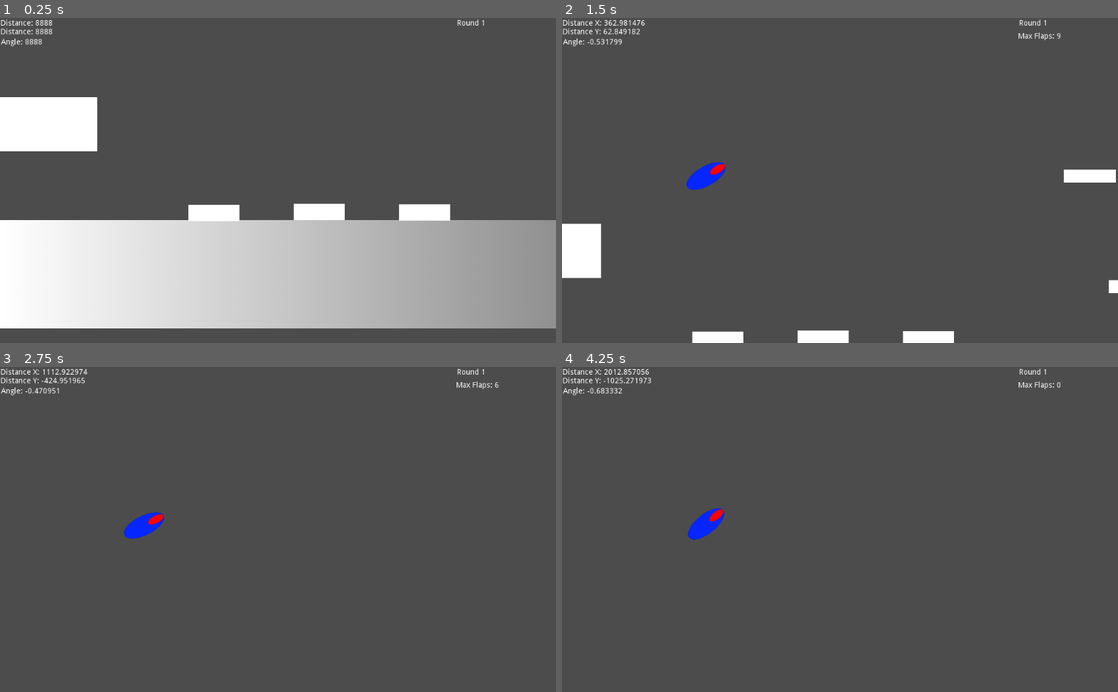
Above: before the commit, frames 1-4 (two rows, left to right).
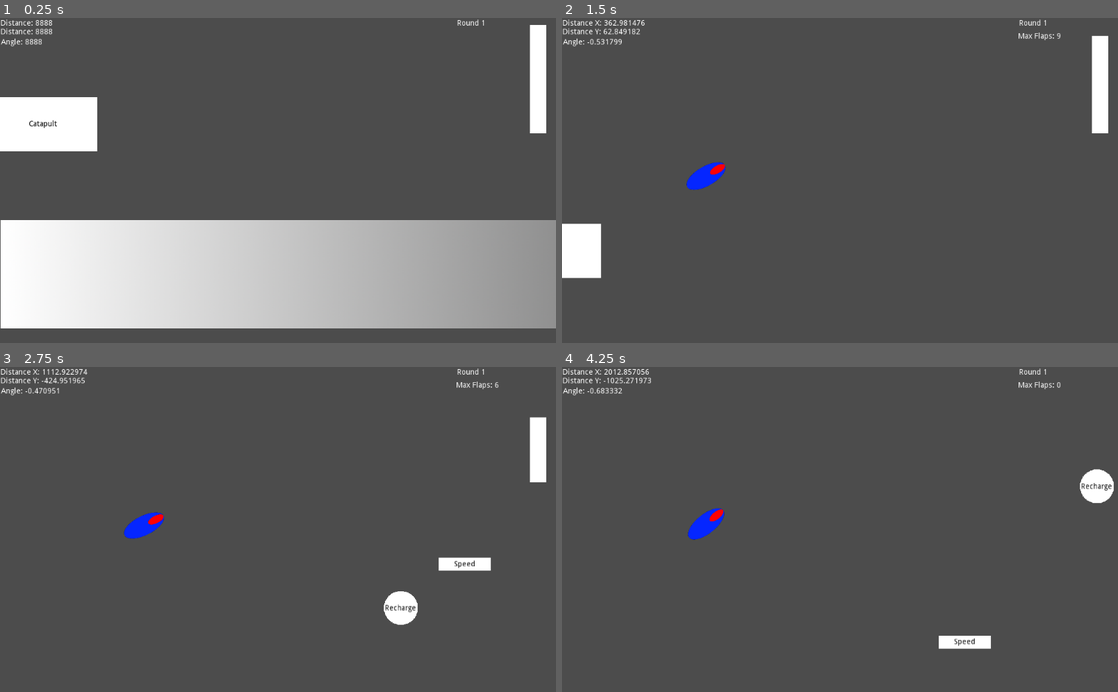
Above: after the commit, the same moments.

Repository: juteh/icarus
Game: Godot game, scene res://nodes/World.tscn
The game is run twice, just before and just after one commit, with the same random seed, the same clock (stepped at 60 frames per second) and the same inputs.
Inputs:
- Up to frame 1 (0.25 s): no input
- Up to frame 2 (1.5 s): tap Enter (ui_accept) at 0.5, 0.6, 0.77, 1.07, 1.35 s
- Up to frame 3 (2.75 s): tap Enter (ui_accept) at 1.52, 1.82, 2.1 s
- Up to frame 4 (4.25 s): tap Enter (ui_accept) at 2.85, 3.02, 3.32, 3.6, 3.77, 4.07 s

The runs differ from the first frame. In frame 1, 2.5% of the frame differs, in the area x 0-99%, y 2-96%; in frame 2, 2.4%; in frame 3, 1.5%; in frame 4, 0.9%.

Commit message:
bugfixing. Add powerup Item. Refactor Code

Diff:
--- a/global_scripts/GameStatus.gd
+++ b/global_scripts/GameStatus.gd
@@ -15,6 +15,7 @@
 var projectileInstance: Area2D = null
 var spawnPointProjectile: Position2D = null
 var groundManager = null
+var itemManager = null
 
 func spawnProjectile():
 	projectileInstance = Projectile.instance()
@@ -24,13 +25,13 @@
 	var error_code_3 = ground.connect("area_entered", projectileInstance, "_on_Ground_body_entered")
 	var error_code_4 = ground.connect("area_exited", projectileInstance, "_on_Ground_body_exited")
 	if (error_code_1 != 0):
-		print("ERROR_1: ", error_code_1)
+		print_debug("ERROR: _on_Catapult_body_entered: ", error_code_1)
 	if (error_code_2 != 0):
-		print("ERROR_2: ", error_code_2)
+		print_debug("ERROR: _on_Catapult_body_exited: ", error_code_2)
 	if (error_code_3 != 0):
-		print("ERROR_3: ", error_code_3)
+		print_debug("ERROR: _on_Ground_body_entered: ", error_code_3)
 	if (error_code_4 != 0):
-		print("ERROR_4: ", error_code_4)
+		print_debug("ERROR: _on_Ground_body_exited: ", error_code_4)
 	get_parent().add_child(projectileInstance)
 
 func startNextRound():
@@ -41,10 +42,11 @@
 	isShooted = false
 	isLanded = false
 	groundManager.remove_grounds()
+	itemManager.remove_items()
 	if (GameStatus.projectileResults.size() == GameStatus.MAX_ATTEMPTS):
 		var error_change_scene = get_tree().change_scene("res://nodes/ResultScreen/ResultScreen.tscn")
 		if (error_change_scene != 0):
-			print("error_change_scene: ", error_change_scene)
+			print_debug("error_change_scene: ", error_change_scene)
 
 func restart():
 	projectileResults = []
--- a/nodes/GameUI/GameUI.gd
+++ b/nodes/GameUI/GameUI.gd
@@ -6,6 +6,7 @@
 onready var scoreLabel: Label = $ScoreLabel
 onready var roundLabel: Label = $RoundLabel
 onready var maxFlapsLabel: Label = $MaxFlapsLabel
+onready var maxFlapsProgressBar: TextureProgress = $MaxFlapsProgressBar
 
 func _ready():
 	scoreLabel.visible = false
@@ -19,6 +20,7 @@
 		distanceLabelY.text = "Distance Y: " + str(GameStatus.projectileInstance.position.y)
 		angleLabel.text = "Angle: " + str(GameStatus.projectileInstance.rotation)
 		maxFlapsLabel.text = "Max Flaps: " + str(GameStatus.projectileInstance.impulseAttempts)
+		maxFlapsProgressBar.value = GameStatus.projectileInstance.impulseAttempts
 	if (GameStatus.isLanded):
 		scoreLabel.text = str(stepify(GameStatus.projectileInstance.position.x / 100, 0.01)) + "m!"
 		scoreLabel.visible = true
--- a/nodes/GameUI/GameUI.tscn
+++ b/nodes/GameUI/GameUI.tscn
@@ -1,6 +1,7 @@
-[gd_scene load_steps=2 format=2]
+[gd_scene load_steps=3 format=2]
 
 [ext_resource path="res://nodes/GameUI/GameUI.gd" type="Script" id=1]
+[ext_resource path="res://ASSETS/rechteck_weiss.png" type="Texture" id=2]
 
 [node name="GameUI" type="CanvasLayer"]
 script = ExtResource( 1 )
@@ -42,7 +43,7 @@
 margin_top = 3.0
 margin_right = 1024.0
 margin_bottom = 40.0
-text = "Runde 1"
+text = "Round 1"
 
 [node name="MaxFlapsLabel" type="Label" parent="."]
 margin_left = 840.0
@@ -50,3 +51,14 @@
 margin_right = 923.0
 margin_bottom = 41.0
 text = "Max Flaps 10"
+
+[node name="MaxFlapsProgressBar" type="TextureProgress" parent="."]
+margin_left = 976.0
+margin_top = 13.0
+margin_right = 1076.0
+margin_bottom = 213.0
+rect_scale = Vector2( 0.3, 1 )
+max_value = 10.0
+value = 10.0
+texture_progress = ExtResource( 2 )
+fill_mode = 3
--- a/nodes/Ground/Ground.tscn
+++ b/nodes/Ground/Ground.tscn
@@ -3,14 +3,14 @@
 [ext_resource path="res://ASSETS/rechteck_verlauf.png" type="Texture" id=1]
 
 [sub_resource type="RectangleShape2D" id=2]
-extents = Vector2( 500.875, 100.5 )
+extents = Vector2( 500.875, 91.5548 )
 
-[node name="Ground" type="Area2D"]
-scale = Vector2( 2, 1 )
+[node name="Ground" type="Area2D" groups=["ground"]]
+scale = Vector2( 1.99835, 0.998681 )
 
 [node name="Sprite" type="Sprite" parent="."]
 texture = ExtResource( 1 )
 
 [node name="CollisionShape2D" type="CollisionShape2D" parent="."]
-position = Vector2( 0, -0.5 )
+position = Vector2( 0, 8.44518 )
 shape = SubResource( 2 )
--- a/nodes/GroundManager.gd
+++ b/nodes/GroundManager.gd
@@ -7,31 +7,38 @@
 onready var firstGround: Area2D = $Ground
 # the distance between the new grounds
 var spawnLength: float;
-var listOfGrounds = []
 var startPointGround: Vector2
 
 func _ready():
 	GameStatus.ground = firstGround
 	GameStatus.groundManager = self
-	listOfGrounds.append(firstGround)
 	spawnLength = spawnPointGround.global_position.x
 	startPointGround = spawnPointGround.global_position
 
 func _physics_process(_delta):
 	if ((spawnPointGround.global_position.x - 10.0) < camera.global_position.x && camera.global_position.x < (spawnPointGround.global_position.x + 10.0)):
-		print("SPAWN")
-		var newGround: Area2D = Ground.instance()
-		newGround.position = Vector2(spawnPointGround.global_position.x + spawnLength, spawnPointGround.position.y)
-		newGround.connect("area_entered", GameStatus.projectileInstance, "_on_Ground_body_entered")
-		newGround.connect("area_exited", GameStatus.projectileInstance, "_on_Ground_body_exited")
-		spawnPointGround.global_position.x = spawnPointGround.global_position.x + spawnLength
-		add_child(newGround)
-		listOfGrounds.append(newGround)
+		if (_check_ground_on_pos(Vector2(spawnPointGround.global_position.x + spawnLength, spawnPointGround.global_position.y))):
+			var newGround: Area2D = Ground.instance()
+			newGround.position = Vector2(spawnPointGround.global_position.x + spawnLength, spawnPointGround.position.y)
+			var error_code_1 = newGround.connect("area_entered", GameStatus.projectileInstance, "_on_Ground_body_entered")
+			if (error_code_1 != 0):
+				print_debug("ERROR: _on_Ground_body_entered: ", error_code_1)
+			var error_code_2 = newGround.connect("area_exited", GameStatus.projectileInstance, "_on_Ground_body_exited")
+			if (error_code_2 != 0):
+				print_debug("ERROR: _on_Ground_body_entered: ", error_code_2)
+			spawnPointGround.global_position.x = spawnPointGround.global_position.x + spawnLength
+			add_child(newGround)
+		else:
+			spawnPointGround.global_position.x = spawnPointGround.global_position.x + spawnLength
 
 func remove_grounds():
 	spawnPointGround.global_position.x = startPointGround.x
-	if (listOfGrounds.size() > 1):
-		for i in range(1, listOfGrounds.size()):
-			var element = listOfGrounds[i]
-			element.queue_free()
-		listOfGrounds = [firstGround]
+	for ground in get_tree().get_nodes_in_group("ground").slice(1,-1):
+		ground.queue_free()
+
+# check if ground already spawned on position
+func _check_ground_on_pos(pos: Vector2) -> bool:
+	for node in get_tree().get_nodes_in_group("ground"):
+		if (pos.x == node.global_position.x && pos.y == node.global_position.y):
+			return false
+	return true
--- a/nodes/ItemManager.gd
+++ b/nodes/ItemManager.gd
@@ -1,17 +1,64 @@
 extends Node
 
-var JumpBoard = preload("res://nodes/Items/JumpBoard/JumpBoard.gd")
-var SpeedItem = preload("res://nodes/Items/SpeedItem/SpeedItem.gd")
+var JumpBoard = preload("res://nodes/Items/JumpBoard/JumpBoard.tscn")
+var SpeedItem = preload("res://nodes/Items/SpeedItem/SpeedItem.tscn")
+var RechargeFlapsItem = preload("res://nodes/Items/RechargeFlaps/RechargeFlapsItem.tscn")
 
 onready var spawnPointJumpBoard: Position2D = $SpawnPointJumpBoard
-# TODO: Bei jedem neuen Ground, soll zufällig entschieden werden, ob ein Item spawn soll.
-# Wenn ja hängt es vom Item wo es positioniert wird.
-# Ist es ein JumpBoard wird es am Boden zufällig auf Ground positioniert
-# Bei einem Speeditem sollte es in einer ähnlichen Höhe wie das Projektil platziert werden
-# oder vielleicht gar nicht auf ground achten und einfach nach einen gewissen abstand spawnen?
+onready var spawnJumpBoardTimer: Timer = $SpawnJumpBoardTimer
+onready var spawnSpeedItemTimer: Timer = $SpawnSpeedItemTimer
+onready var spawnPowerUpTimer: Timer = $SpawnPowerUpTimer
+
+var rng = RandomNumberGenerator.new()
+var rngItemPositionY = RandomNumberGenerator.new()
+var rngItemPositionX = RandomNumberGenerator.new()
+
 func _ready():
-	pass
+	GameStatus.itemManager = self
 
 func _physics_process(_delta):
-	# TODO benutze randombei bei allen 50m und entscheide, ob jumpBoard gespawnt werden soll
-	pass
+	if (GameStatus.isShooted && spawnJumpBoardTimer.is_stopped()):
+		spawnJumpBoardTimer.start()
+		spawnSpeedItemTimer.start()
+		spawnPowerUpTimer.start()
+
+func _on_SpawnJumpBoardTimer_timeout():
+	rng.randomize()
+	rngItemPositionX.randomize()
+	var randomNumber = rng.randi_range(0, 10)
+	var itemPositionX = rngItemPositionX.randf_range(900, 1200)
+	if (randomNumber < 5 && GameStatus.projectileInstance != null):
+		var jumpBoardInstance = JumpBoard.instance()
+		jumpBoardInstance.position = Vector2(GameStatus.projectileInstance.position.x + itemPositionX, spawnPointJumpBoard.position.y)
+		add_child(jumpBoardInstance)
+	spawnJumpBoardTimer.stop()
+
+func _on_SpawnSpeedItemTimer_timeout():
+	rng.randomize()
+	rngItemPositionX.randomize()
+	rngItemPositionY.randomize()
+	var randomNumber = rng.randi_range(0, 10)
+	var itemPositionX = rngItemPositionX.randf_range(900, 1200)
+	var speedItemPositionY = rngItemPositionY.randf_range(-500, 500)
+	# don't spawn under the ground (< 300)
+	if (randomNumber < 7 && GameStatus.projectileInstance != null && GameStatus.projectileInstance.position.y + speedItemPositionY < 300):
+		var speedItemInstance = SpeedItem.instance()
+		speedItemInstance.position = Vector2(GameStatus.projectileInstance.position.x + itemPositionX, GameStatus.projectileInstance.position.y + speedItemPositionY)
+		add_child(speedItemInstance)
+	spawnSpeedItemTimer.stop()
+
+func _on_SpawnPowerUpTimer_timeout():
+	rng.randomize()
+	var randomNumber = rng.randi_range(0, 10)
+	var itemPositionX = rngItemPositionX.randf_range(900, 1200)
+	var rechargeFlapsItemPositionY = rngItemPositionY.randf_range(-500, 500)
+	# don't spawn under the ground (< 300)
+	if (randomNumber < 8 && GameStatus.projectileInstance != null && GameStatus.projectileInstance.position.y + rechargeFlapsItemPositionY < 300):
+		var rechargeFlapsItem = RechargeFlapsItem.instance()
+		rechargeFlapsItem.position = Vector2(GameStatus.projectileInstance.position.x + itemPositionX, GameStatus.projectileInstance.position.y + rechargeFlapsItemPositionY)
+		add_child(rechargeFlapsItem)
+	spawnPowerUpTimer.stop()
+
+func remove_items():
+	for node in get_tree().get_nodes_in_group("item"):
+		node.queue_free()
--- a/nodes/Items/JumpBoard/JumpBoard.tscn
+++ b/nodes/Items/JumpBoard/JumpBoard.tscn
@@ -6,7 +6,7 @@
 [sub_resource type="RectangleShape2D" id=1]
 extents = Vector2( 47, 15 )
 
-[node name="JumpBoard" type="Area2D"]
+[node name="JumpBoard" type="Area2D" groups=["item"]]
 script = ExtResource( 2 )
 
 [node name="RechteckWeiss" type="Sprite" parent="."]
@@ -17,4 +17,14 @@
 [node name="CollisionShape2D" type="CollisionShape2D" parent="."]
 shape = SubResource( 1 )
 
+[node name="Label" type="Label" parent="."]
+modulate = Color( 0, 0, 0, 1 )
+margin_left = -44.0
+margin_top = -12.0
+margin_right = 44.0
+margin_bottom = 13.0
+text = "JumpBoard"
+align = 1
+valign = 1
+
 [connection signal="area_entered" from="." to="." method="_on_Area2D_area_entered"]
--- /dev/null
+++ b/nodes/Items/RechargeFlaps/RechargeFlapsItem.gd
@@ -0,0 +1,8 @@
+extends Area2D
+
+func _on_RechargeFlapsItem_area_entered(area):
+	if (area.name == "Projectile"):
+		if (GameStatus.projectileInstance.impulseAttempts > 7):
+			GameStatus.projectileInstance.impulseAttempts = 10
+		else:
+			GameStatus.projectileInstance.impulseAttempts += 3
--- /dev/null
+++ b/nodes/Items/RechargeFlaps/RechargeFlapsItem.tscn
@@ -0,0 +1,32 @@
+[gd_scene load_steps=4 format=2]
+
+[ext_resource path="res://ASSETS/circle_white.png" type="Texture" id=1]
+[ext_resource path="res://nodes/Items/RechargeFlaps/RechargeFlapsItem.gd" type="Script" id=2]
+
+[sub_resource type="CircleShape2D" id=1]
+radius = 36.0
+
+[node name="RechargeFlapsItem" type="Area2D" groups=["item"]]
+scale = Vector2( 0.997628, 0.997181 )
+script = ExtResource( 2 )
+
+[node name="CircleWhite" type="Sprite" parent="."]
+scale = Vector2( 0.639996, 0.639996 )
+texture = ExtResource( 1 )
+
+[node name="Label" type="Label" parent="."]
+modulate = Color( 0, 0, 0, 1 )
+margin_left = -95.0
+margin_top = -46.0
+margin_right = 96.0
+margin_bottom = 46.0
+rect_scale = Vector2( 0.987336, 1.00804 )
+text = "Recharge"
+align = 1
+valign = 1
+
+[node name="CollisionShape2D" type="CollisionShape2D" parent="."]
+scale = Vector2( 0.839998, 0.839998 )
+shape = SubResource( 1 )
+
+[connection signal="area_entered" from="." to="." method="_on_RechargeFlapsItem_area_entered"]
--- a/nodes/Items/SpeedItem/SpeedItem.gd
+++ b/nodes/Items/SpeedItem/SpeedItem.gd
@@ -1,6 +1,5 @@
 extends Area2D
 
 func _on_SpeedItem_area_entered(area: Area2D):
-	print(area.name)
 	if (area.name == "Projectile"):
 		area.boost(200, 200)
--- a/nodes/Items/SpeedItem/SpeedItem.tscn
+++ b/nodes/Items/SpeedItem/SpeedItem.tscn
@@ -6,7 +6,7 @@
 [sub_resource type="RectangleShape2D" id=1]
 extents = Vector2( 48, 12 )
 
-[node name="SpeedItem" type="Area2D"]
+[node name="SpeedItem" type="Area2D" groups=["item"]]
 script = ExtResource( 1 )
 
 [node name="Sprite" type="Sprite" parent="."]
@@ -19,5 +19,14 @@
 scale = Vector2( 0.999999, 0.999999 )
 shape = SubResource( 1 )
 
+[node name="Label" type="Label" parent="."]
+modulate = Color( 0, 0, 0, 1 )
+margin_left = -44.0
+margin_top = -12.0
+margin_right = 44.0
+margin_bottom = 13.0
+text = "Speed"
+align = 1
+valign = 1
+
 [connection signal="area_entered" from="." to="." method="_on_SpeedItem_area_entered"]
-[connection signal="body_entered" from="." to="." method="_on_SpeedItem_body_entered"]
--- a/nodes/ResultScreen/ResultScreen.gd
+++ b/nodes/ResultScreen/ResultScreen.gd
@@ -7,15 +7,17 @@
 onready var resultLabel5: Label = $Result5
 
 func _ready():
-	resultLabel1.text = "Result: " + str(GameStatus.projectileResults[0]) + "m"
-	resultLabel2.text = "Result: " + str(GameStatus.projectileResults[1]) + "m"
-	resultLabel3.text = "Result: " + str(GameStatus.projectileResults[2]) + "m"
-	resultLabel4.text = "Result: " + str(GameStatus.projectileResults[3]) + "m"
-	resultLabel5.text = "Result: " + str(GameStatus.projectileResults[4]) + "m"
+	resultLabel1.text = "Round1: " + str(GameStatus.projectileResults[0]) + "m"
+	resultLabel2.text = "Round2: " + str(GameStatus.projectileResults[1]) + "m"
+	resultLabel3.text = "Round3: " + str(GameStatus.projectileResults[2]) + "m"
+	resultLabel4.text = "Round4: " + str(GameStatus.projectileResults[3]) + "m"
+	resultLabel5.text = "Round5: " + str(GameStatus.projectileResults[4]) + "m"
 
 func _on_ExitButton_pressed():
 	get_tree().quit()
 
 func _on_RestartButton_pressed():
 	GameStatus.restart()
-	get_tree().change_scene("res://nodes/World.tscn")
+	var error_change_scene = get_tree().change_scene("res://nodes/World.tscn")
+	if (error_change_scene != 0):
+		print_debug("error_change_scene: ", error_change_scene)
--- a/nodes/World.gd
+++ /dev/null
@@ -1 +0,0 @@
-extends Node2D
--- a/nodes/World.tscn
+++ b/nodes/World.tscn
@@ -1,18 +1,14 @@
-[gd_scene load_steps=10 format=2]
+[gd_scene load_steps=7 format=2]
 
 [ext_resource path="res://nodes/catapult/Catapult.tscn" type="PackedScene" id=1]
 [ext_resource path="res://nodes/Ground/Ground.tscn" type="PackedScene" id=2]
 [ext_resource path="res://nodes/SpawnPointProjectile.gd" type="Script" id=3]
 [ext_resource path="res://nodes/GameUI/GameUI.tscn" type="PackedScene" id=4]
-[ext_resource path="res://nodes/Items/SpeedItem/SpeedItem.tscn" type="PackedScene" id=5]
-[ext_resource path="res://nodes/Items/JumpBoard/JumpBoard.tscn" type="PackedScene" id=6]
-[ext_resource path="res://nodes/World.gd" type="Script" id=7]
 [ext_resource path="res://nodes/GroundManager.gd" type="Script" id=8]
 [ext_resource path="res://nodes/ItemManager.gd" type="Script" id=9]
 
 [node name="World" type="Node2D"]
 position = Vector2( 1, 3 )
-script = ExtResource( 7 )
 
 [node name="SpawnPointProjectile" type="Position2D" parent="."]
 position = Vector2( 123, 349 )
@@ -27,27 +23,21 @@
 
 [node name="GameUI" parent="." instance=ExtResource( 4 )]
 
-[node name="Items" type="Node" parent="."]
+[node name="Items" type="Node2D" parent="."]
 script = ExtResource( 9 )
 
 [node name="SpawnPointJumpBoard" type="Position2D" parent="Items"]
 position = Vector2( 0, 356 )
 rotation = 1.5708
 
-[node name="JumpBoard" parent="Items" instance=ExtResource( 6 )]
-position = Vector2( 394, 360 )
+[node name="SpawnJumpBoardTimer" type="Timer" parent="Items"]
+wait_time = 0.5
 
-[node name="JumpBoard2" parent="Items" instance=ExtResource( 6 )]
-position = Vector2( 588, 358 )
+[node name="SpawnSpeedItemTimer" type="Timer" parent="Items"]
+wait_time = 0.5
 
-[node name="JumpBoard3" parent="Items" instance=ExtResource( 6 )]
-position = Vector2( 782, 359 )
-
-[node name="SpeedItem" parent="Items" instance=ExtResource( 5 )]
-position = Vector2( 1079, 58 )
-
-[node name="SpeedItem2" parent="Items" instance=ExtResource( 5 )]
-position = Vector2( 1162, 262 )
+[node name="SpawnPowerUpTimer" type="Timer" parent="Items"]
+wait_time = 0.5
 
 [node name="Grounds" type="Node2D" parent="."]
 position = Vector2( 999, 470 )
@@ -57,3 +47,7 @@
 
 [node name="SpawnPointGround" type="Position2D" parent="Grounds"]
 rotation = 1.5708
+
+[connection signal="timeout" from="Items/SpawnJumpBoardTimer" to="Items" method="_on_SpawnJumpBoardTimer_timeout"]
+[connection signal="timeout" from="Items/SpawnSpeedItemTimer" to="Items" method="_on_SpawnSpeedItemTimer_timeout"]
+[connection signal="timeout" from="Items/SpawnPowerUpTimer" to="Items" method="_on_SpawnPowerUpTimer_timeout"]
--- a/nodes/catapult/Catapult.gd
+++ b/nodes/catapult/Catapult.gd
@@ -20,20 +20,16 @@
 
 func _physics_process(_delta) -> void:
 	if (Input.is_action_just_pressed("ui_accept") && !GameStatus.projectileInstance):
-		print("START")
 		GameStatus.spawnProjectile()
 	elif (Input.is_action_just_pressed("ui_accept") && !GameStatus.hasJumped):
-		print("JUMP")
 		GameStatus.projectileInstance.jump()
 		GameStatus.hasJumped = true
 	elif (Input.is_action_just_pressed("ui_accept") && !GameStatus.isShooted && GameStatus.projectileInstance.isCollidingWithCatapult):
-		print("SHOOT")
 		camera.current = true
 		GameStatus.projectileInstance.shoot()
 		GameStatus.isShooted = true
 
 func _on_WinTimer_timeout():
-	print("RESET")
 	winTimer.stop()
 	GameStatus.startNextRound()
 	camera.position = cameraStartPosition
--- a/nodes/catapult/Catapult.tscn
+++ b/nodes/catapult/Catapult.tscn
@@ -19,4 +19,14 @@
 
 [node name="WinTimer" type="Timer" parent="."]
 
+[node name="Label" type="Label" parent="."]
+modulate = Color( 0, 0, 0, 1 )
+margin_left = -95.0
+margin_top = -46.0
+margin_right = 96.0
+margin_bottom = 46.0
+text = "Catapult"
+align = 1
+valign = 1
+
 [connection signal="timeout" from="WinTimer" to="." method="_on_WinTimer_timeout"]
--- a/nodes/projectile/Projectile.gd
+++ b/nodes/projectile/Projectile.gd
@@ -44,18 +44,14 @@
 	velocity.x += 200
 
 func _on_Catapult_body_entered(_body: Area2D) -> void:
-	print("_on_Catapult_body_entered" + _body.name)
 	isCollidingWithCatapult = true
 
 func _on_Catapult_body_exited(_body: Area2D) -> void:
-	print("_on_Catapult_body_exited" + _body.name)
 	isCollidingWithCatapult = false
 
 func _on_Ground_body_entered(_body: Area2D) -> void:
-	print("_on_Ground_body_entered: " + _body.name)
 	if ("projectile" in _body.name.to_lower()):
 		GameStatus.isLanded = true
 
 func _on_Ground_body_exited(_body: Area2D) -> void:
-	print("_on_Ground_body_exited" + _body.name)
 	GameStatus.isLanded = false
Binary file added: ASSETS/circle_white.png
Not shown, added: ASSETS/circle_white.png.import
